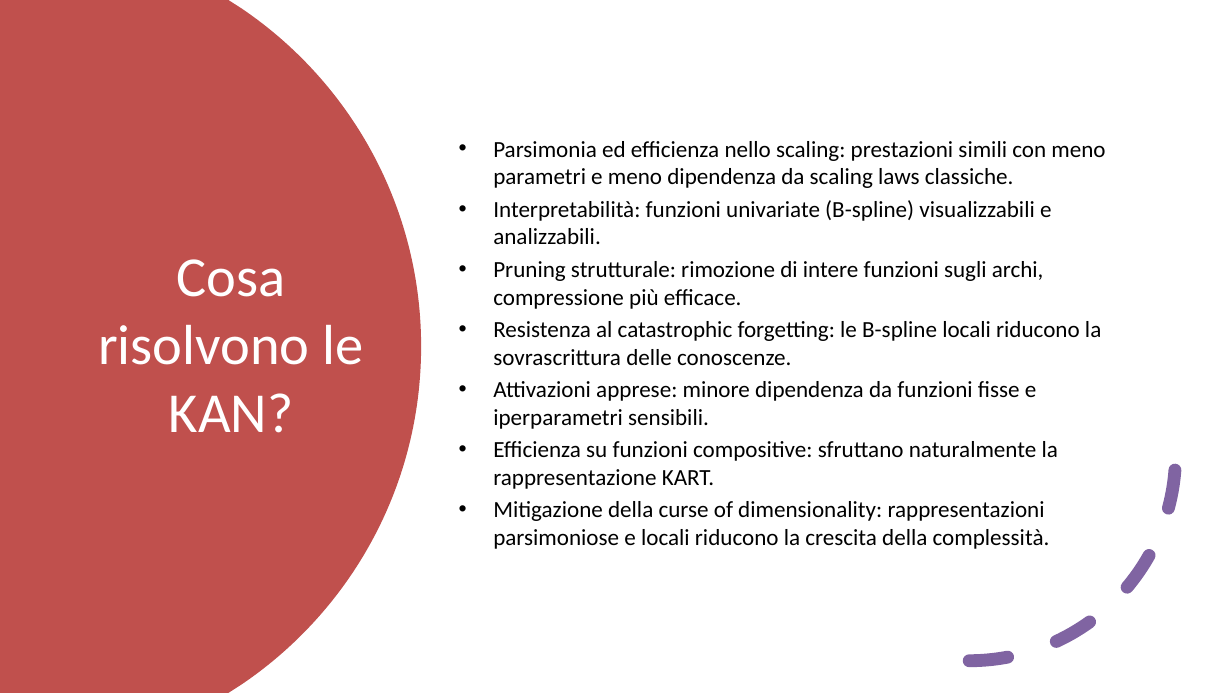
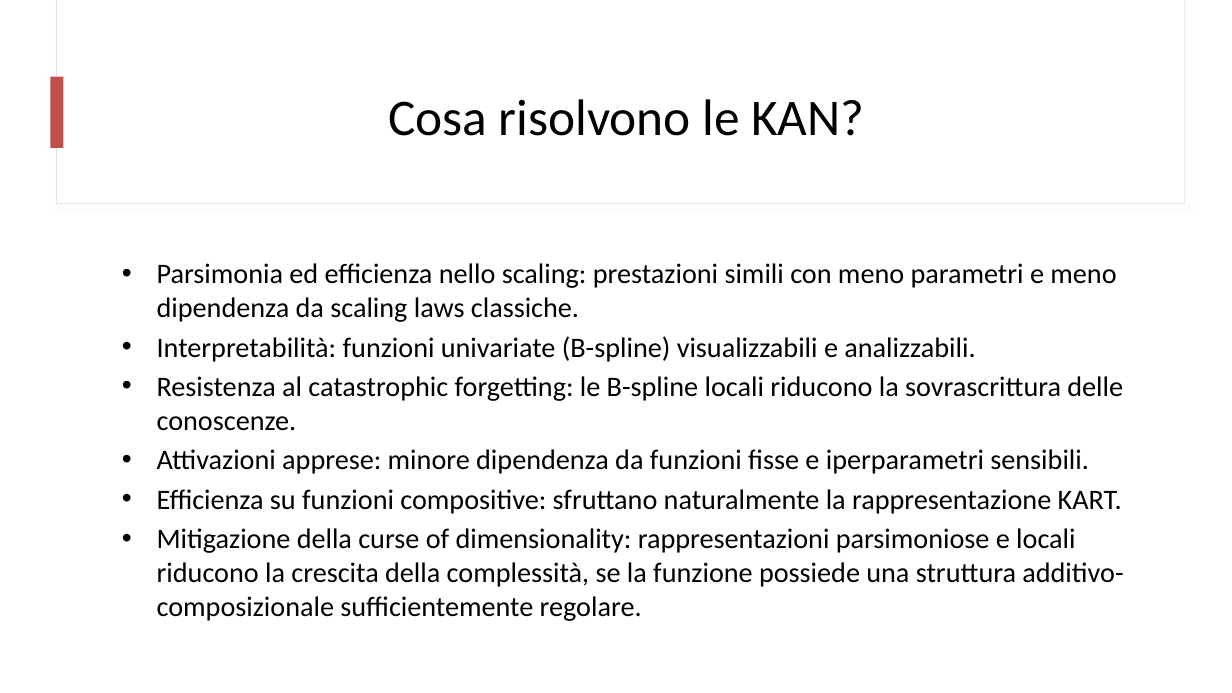
Before and after one commit to mtomas03/Thesis_Paper, a slide deck: slide 4 of Presentation.pptx (slide 3 before the commit). Drawn at 1232x693 pixels with LibreOffice and Linux fonts; fonts in the diff are those of the drawing. Boxes give left, top, right and bottom in pixels: in the first picture for what was removed or moved away, otherwise in the second. Text is boxed around its words. In the diff, an @@ line names an element or a change of style, - is before the commit and + after.

```diff
--- a/Presentation.pptx
+++ b/Presentation.pptx
@@ freeform shape removed at (x1=0, y1=0, x2=421, y2=693) @@
@@ rectangle added at (x1=56, y1=0, x2=1185, y2=204), fill #FFFFFF, outline #E1E1E1 0.75 pt @@
@@ rectangle added at (x1=57, y1=0, x2=1185, y2=203), fill #FFFFFF @@
@@ title "Cosa risolvono le KAN?" moved from (x1=98, y1=259, x2=364, y2=433) to (x1=388, y1=99, x2=864, y2=136) @@
@@ title "Cosa risolvono le KAN?" at (x1=388, y1=99, x2=864, y2=136): size 44 to 40 pt, text colour #FFFFFF to #000000 @@
@@ rectangle added at (x1=51, y1=77, x2=64, y2=148), fill #C0504D @@
@@ text "Parsimonia ed efficienza nello scaling: ..." moved from (x1=493, y1=141, x2=1105, y2=549) to (x1=157, y1=263, x2=1123, y2=621) @@
@@ text "Parsimonia ed efficienza nello scaling: ..." at (x1=157, y1=263, x2=1123, y2=621): vertical alignment middle to top @@
@@ text at (x1=157, y1=263, x2=1123, y2=514): size 18 to 22 pt in "Parsimonia ed efficienza nello scaling: prestazioni simili ...", "Interpretabilità: funzioni univariate (B-spline) visualizzab ...", "Resistenza al catastrophic forgetting: le B-spline locali ...", "Attivazioni apprese: minore dipendenza da funzioni fisse ..." and 1 more places @@
@@ text at (x1=493, y1=261, x2=1044, y2=309): paragraph removed @@
-• Pruning strutturale: rimozione di intere funzioni sugli archi, compressione più efficace.
@@ arc (boxed as its full ellipse) removed at (x1=763, y1=249, x2=1176, y2=662) @@
@@ text at (x1=157, y1=528, x2=1123, y2=621): text changed; size 18 to 22 pt @@
-• Mitigazione della curse of dimensionality: rappresentazioni parsimoniose e locali riducono la crescita della complessità.
+• Mitigazione della curse of dimensionality: rappresentazioni parsimoniose e locali riducono la crescita della complessità, se la funzione possiede una struttura additivo-composizionale sufficientemente regolare.
```
Also in this commit, not shown: 10 other slides changed, 8 slides added.
